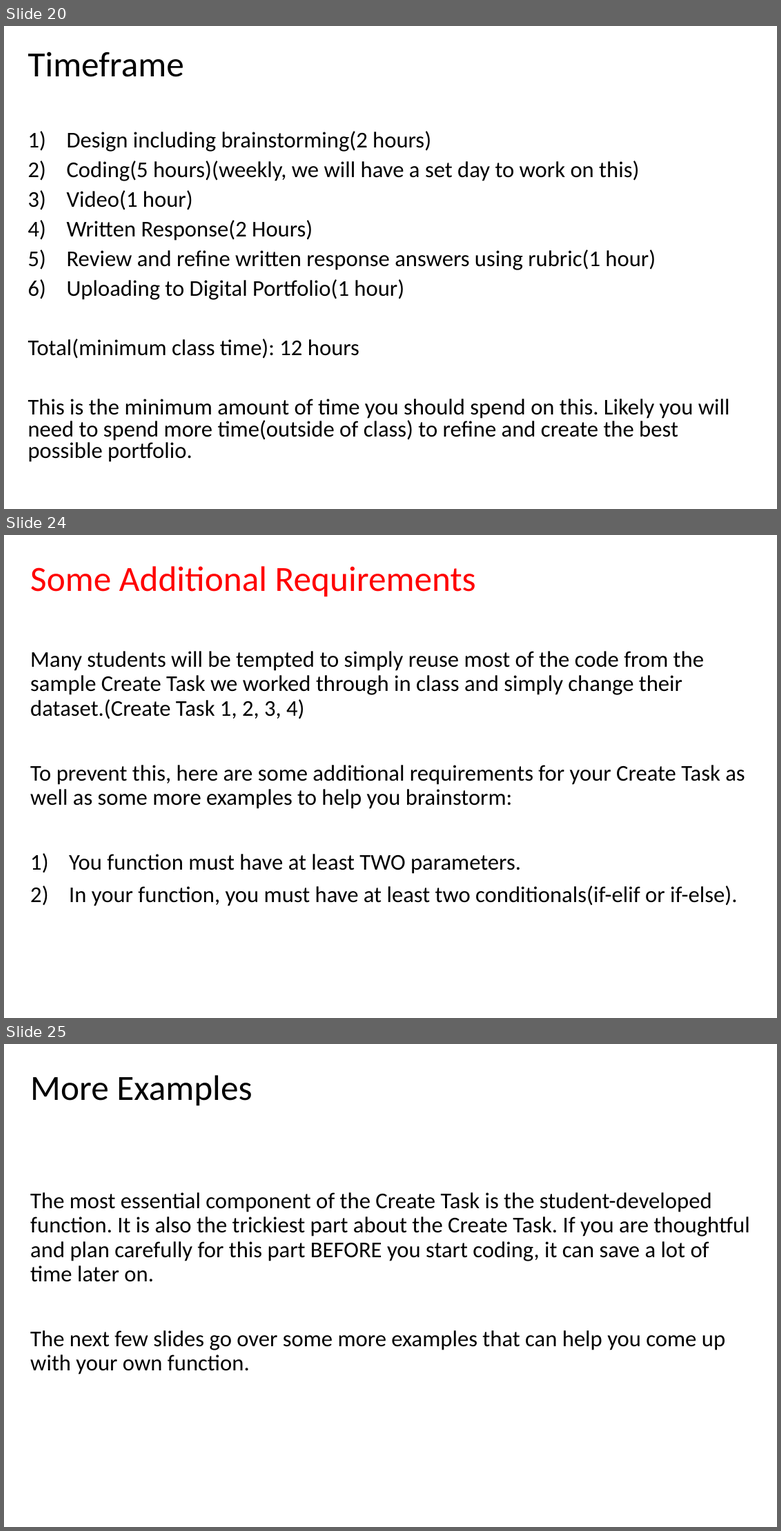
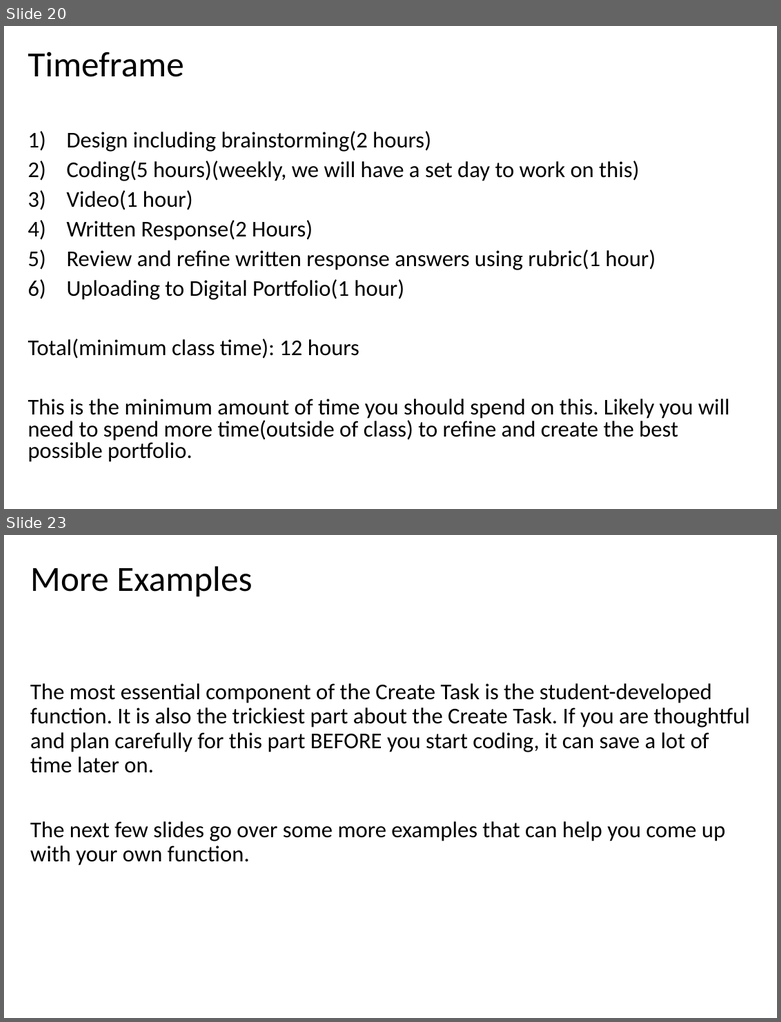
Before and after one commit to LongBaoNguyen/longbaonguyen.github.io, a slide deck: courses/apcsp/create_task/create_task.pptx. Shown one above the other, each under a label of ours: slides 20, 24 and 25 before the commit, slides 20 and 23 after it; the slides between them are not shown. The pictures are 781x1531 and 781x1022 pixels, drawn with LibreOffice and Linux fonts; fonts in the diff are those of the drawing. Boxes give left, top, right and bottom in pixels: in the first picture for what was removed or moved away, otherwise in the second. Text is boxed around its words. In the diff, an @@ line names an element or a change of style, - is before the commit and + after.

```diff
--- a/courses/apcsp/create_task/create_task.pptx
+++ b/courses/apcsp/create_task/create_task.pptx
@@ slide 24 removed at [4,535,777,1018], background #FFFFFF @@
@@ title removed at [30,566,476,597] @@
-Some Additional Requirements
@@ text removed at [30,651,744,906] @@
-Many students will be tempted to simply reuse most of the code from the sample Create Task we worked through in class and simply change their dataset.(Create Task 1, 2, 3, 4)
-To prevent this, here are some additional requirements for your Create Task as well as some more examples to help you brainstorm:
-1) You function must have at least TWO parameters.
-2) In your function, you must have at least two conditionals(if-elif or if-else).
@@ what was slide 25 is now slide 23 @@
```
Also in this commit, not shown: 3 slides changed, 1 slide added, 1 other slide removed, 6 other files.
